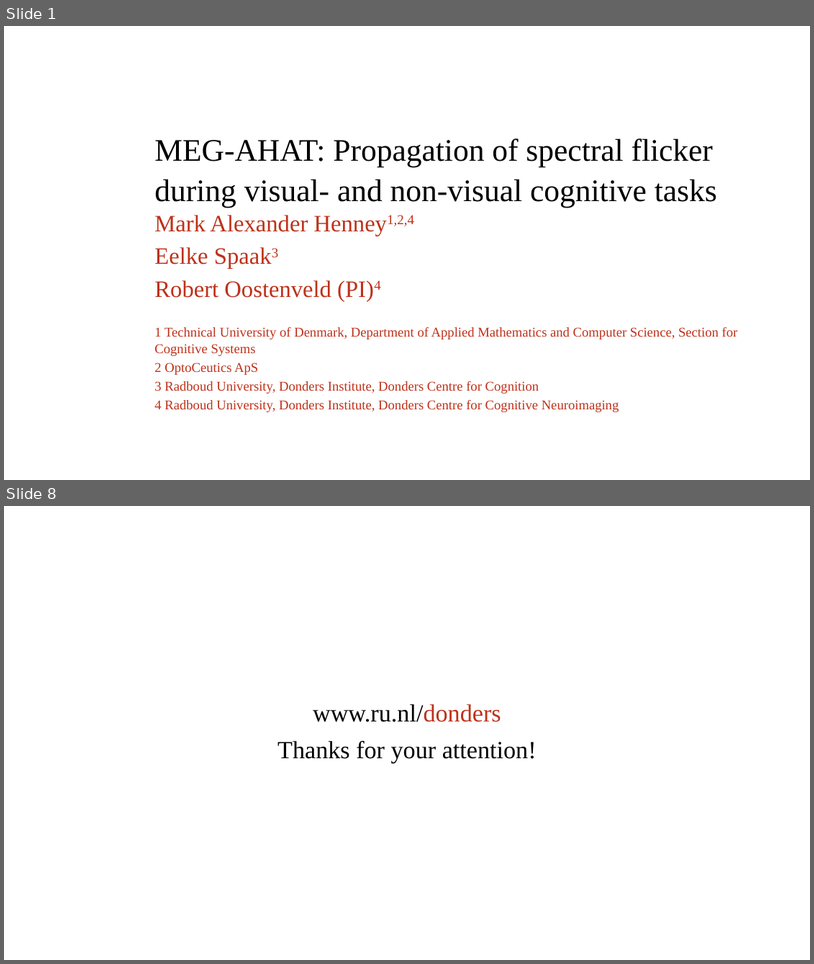
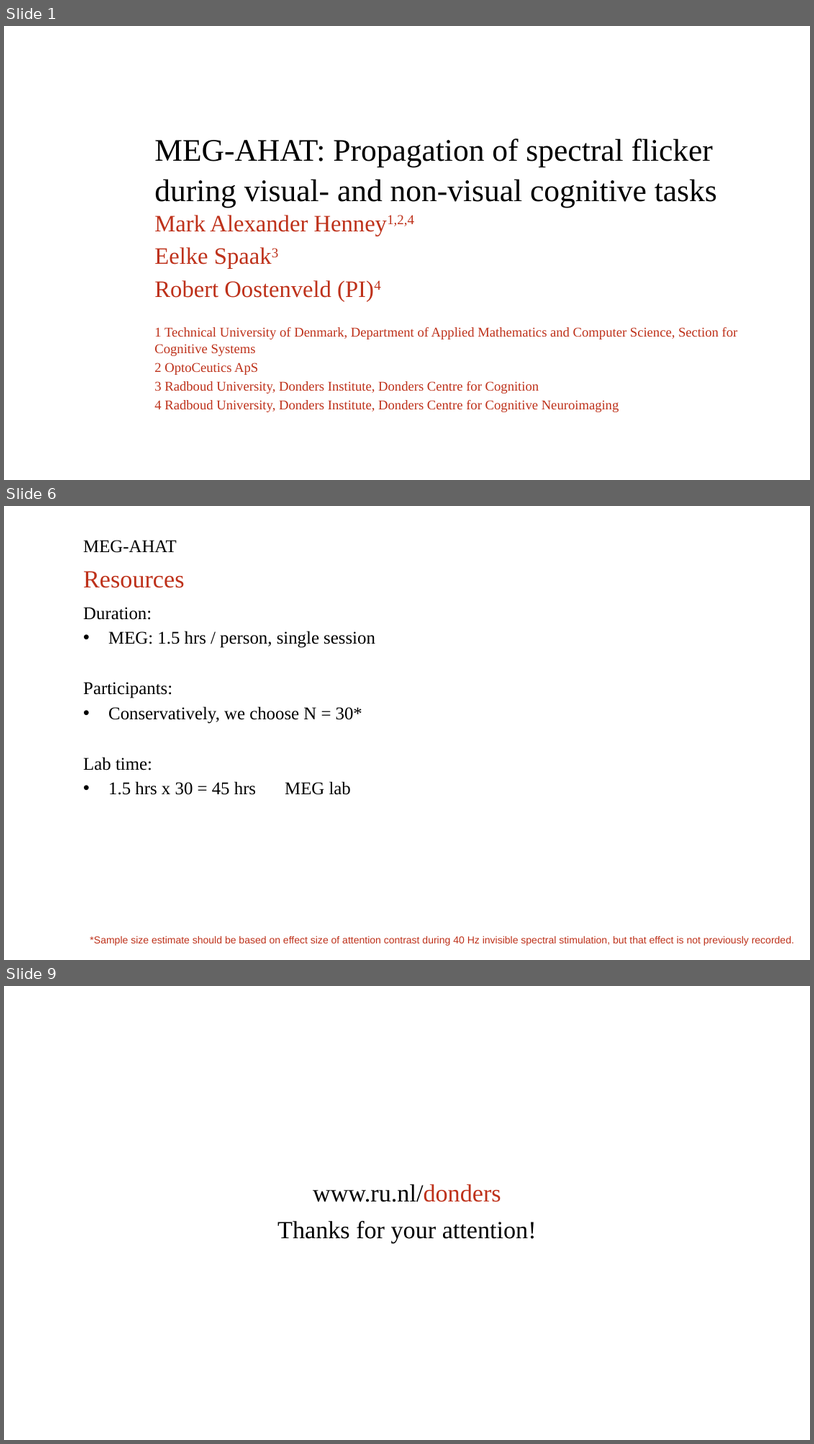
Before and after one commit to henneysq/meg-ahat, a slide deck: protocol/Invisible-Flicker_aka_MEG-AHAT_project_PPM.pptx. Shown one above the other, each under a label of ours: slides 1 and 8 before the commit, slides 1, 6 and 9 after it; the slides between them are not shown. The pictures are 814x964 and 814x1444 pixels, drawn with LibreOffice and Linux fonts; fonts in the diff are those of the drawing; background and template pictures are left out. Boxes give left, top, right and bottom in pixels: in the first picture for what was removed or moved away, otherwise in the second. Text is boxed around its words. In the diff, an @@ line names an element or a change of style, - is before the commit and + after.

```diff
--- a/protocol/Invisible-Flicker_aka_MEG-AHAT_project_PPM.pptx
+++ b/protocol/Invisible-Flicker_aka_MEG-AHAT_project_PPM.pptx
@@ slide 6 added at (4,506,810,960), background picture (left out) @@
@@ title added at (83,540,177,553), 16 pt, text #000000 @@
+MEG-AHAT
@@ text added at (83,571,184,588), 22 pt, text #BE311A @@
+Resources
@@ text added at (83,607,376,795), 16 pt, text #000000 @@
+Duration:
+• MEG: 1.5 hrs / person, single session
+Participants:
+• Conservatively, we choose N = 30*
+Lab time:
+• 1.5 hrs x 30 = 45 hrs MEG lab
@@ text added at (90,936,795,945), 9 pt, text #BE311A @@
+*Sample size estimate should be based on effect size of attention contrast during 40 Hz invisible spectral stimulation, but that effect is not previously recorded.
@@ what was slide 8 is now slide 9 @@
```
Also in this commit, not shown: 4 slides changed, 2 other slides added, 2 slides removed.
